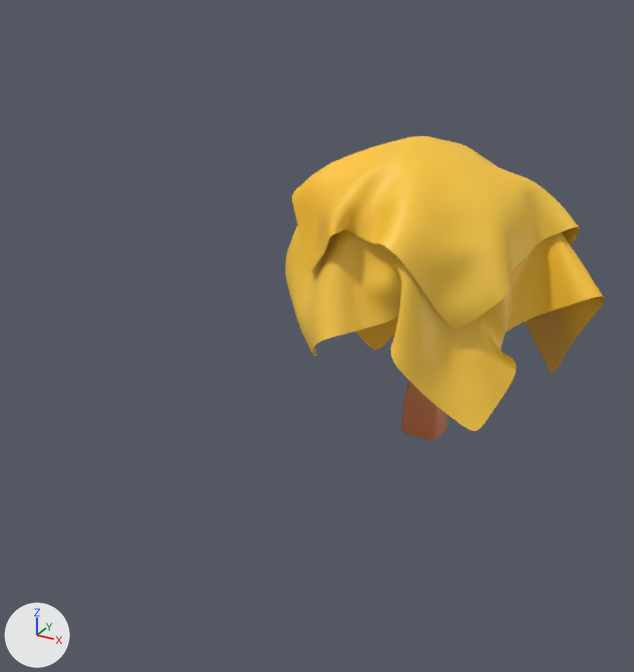
Before and after pictures for a commit that changed the Blender file art_models/cheseztrees2.blend.
The view is the same before and after, from a 50 mm camera at (4.13, -10.78, 6.59) aimed at (-0.27, -2.78, 2.59). Lighting does not change. The marker at lower left points along +X, +Y and +Z. The first picture is the older version.
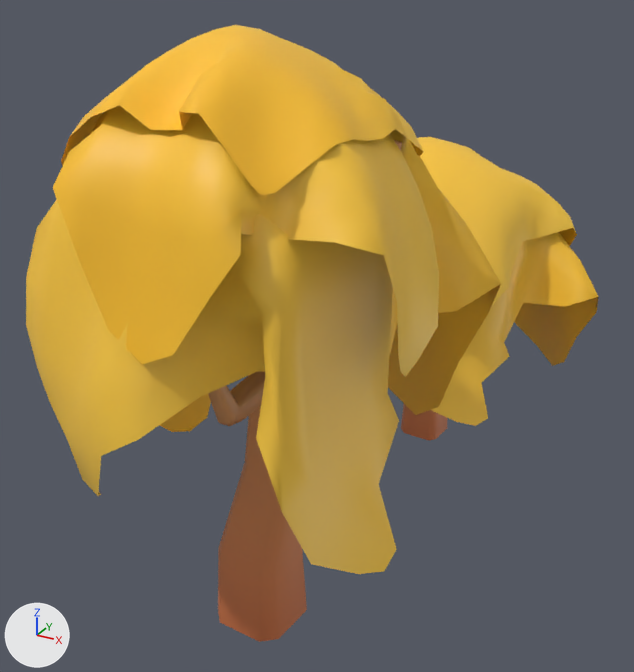
Changed parts and their boxes [x1, y1, x2, y2] in the pictures (634 x 672 px):
'Plane.002', added (brown): after [26, 129, 501, 574]
'Plane.003', added (orange): after [53, 105, 439, 377]
'Plane', reshaped: before [285, 226, 605, 431]; after [431, 232, 599, 426]
'Plane.001', reshaped: before [292, 136, 580, 328]; after [417, 137, 577, 305]
'Plane.004', added (orange): after [61, 25, 423, 196]
'tree_pine_SC_04.002', added: after [208, 140, 402, 642]
part 1 of me_plane, built on: before [285, 226, 605, 431]; after [431, 254, 575, 426]
part 2 of me_plane_001, built on: before [292, 136, 580, 328]; after [488, 222, 573, 305]

The change, as a list of edits to the scene's bpy script:
```text
Change me_plane:
    used by ob_plane; location = (-0.07, 0.0, 6.92); scale = (5.29, 5.29, 5.29)
    remove me_plane.from_pydata(...)  # 7225 vertices, 7056 faces; spans x -0.388..0.442, y -0.344..0.321, z -1.162..-0.526
    add me_plane.from_pydata(...)  # 244 vertices, 242 faces; spans x -0.368..0.432, y -0.337..0.314, z -1.133..-0.528
    me_plane part 1: 7048 vertices removed from x -0.388..0.442, y -0.344..0.321, z -1.162..-0.526; 67 vertices added at x -0.366..0.349, y -0.328..0.308, z -1.133..-0.75
Change me_plane_001:
    used by ob_plane_001; location = (0.0, 0.0, 5.39); scale = (2.04, 2.04, 2.04)
    remove me_plane_001.from_pydata(...)  # 1849 vertices, 1764 faces; spans x -0.9..0.89, y -0.86..0.81, z -1.51..-0.48
    add me_plane_001.from_pydata(...)  # 244 vertices, 242 faces; spans x -0.87..0.87, y -0.83..0.8, z -1.53..-0.49
    me_plane_001 part 2: 2 vertices moved within x 0.1..0.21, y -0.8..0.69, z -1.19..-1.16; 1687 vertices removed from x -0.9..0.89, y -0.86..0.81, z -1.51..-0.48; 82 vertices added at x -0.87..0.74, y -0.83..0.8, z -1.53..-0.71
Add me_plane_004:
    me_plane_004.from_pydata(...)  # 244 vertices, 242 faces; spans x -0.97..0.85, y -0.96..0.94, z -0.88..-0.11
    me_plane_004.polygons.foreach_set('use_smooth', [True] * 242)
    me_plane_004.materials.append(mat_restaurant_001)  # picture img_restaurantbits_texture_png_001
Add me_plane_003:
    me_plane_003.from_pydata(...)  # 244 vertices, 242 faces; spans x -0.87..0.87, y -0.83..0.8, z -1.53..-0.49
    me_plane_003.polygons.foreach_set('use_smooth', [True] * 242)
    me_plane_003.materials.append(mat_restaurant_001)  # picture img_restaurantbits_texture_png_001
Add me_plane_002:
    me_plane_002.from_pydata(...)  # 244 vertices, 242 faces; spans x -0.368..0.432, y -0.337..0.314, z -1.133..-0.528
    me_plane_002.polygons.foreach_set('use_smooth', [True] * 242)
    me_plane_002.materials.append(mat_restaurant_001)  # picture img_restaurantbits_texture_png_001
Add me_mesh_002:
    me_mesh_002.from_pydata(...)  # 196 vertices, 181 faces; spans x -0.31..0.83, y -0.81..0.55, z 0.02..4.18
    me_mesh_002.materials.append(mat_restaurant_001)  # picture img_restaurantbits_texture_png_001
Add ob_plane_004:
    ob_plane_004 = bpy.data.objects.new('Plane.004', me_plane_004)
    ob_plane_004.location = (0.0, -4.5, 6.21)
    ob_plane_004.scale = (1.5, 1.5, 1.5)
Add ob_plane_003:
    ob_plane_003 = bpy.data.objects.new('Plane.003', me_plane_003)
    ob_plane_003.location = (0.0, -4.34, 7.24)
    ob_plane_003.rotation_euler = (0.0, 0.0, 0.849)  # degrees (0, 0, 49)
    ob_plane_003.scale = (2.04, 2.54, 2.54)
Add ob_plane_002:
    ob_plane_002 = bpy.data.objects.new('Plane.002', me_plane_002)
    ob_plane_002.location = (-0.07, -4.34, 9.62)
    ob_plane_002.rotation_euler = (0.0, 0.0, 0.439)  # degrees (0, 0, 25)
    ob_plane_002.scale = (5.28, 6.58, 7.11)
Add ob_tree_pine_sc_04_002:
    ob_tree_pine_sc_04_002 = bpy.data.objects.new('tree_pine_SC_04.002', me_mesh_002)
    ob_tree_pine_sc_04_002.location = (0.0, -4.54, 0.0)
    ob_tree_pine_sc_04_002.scale = (1.39, 1.39, 1.39)
```
